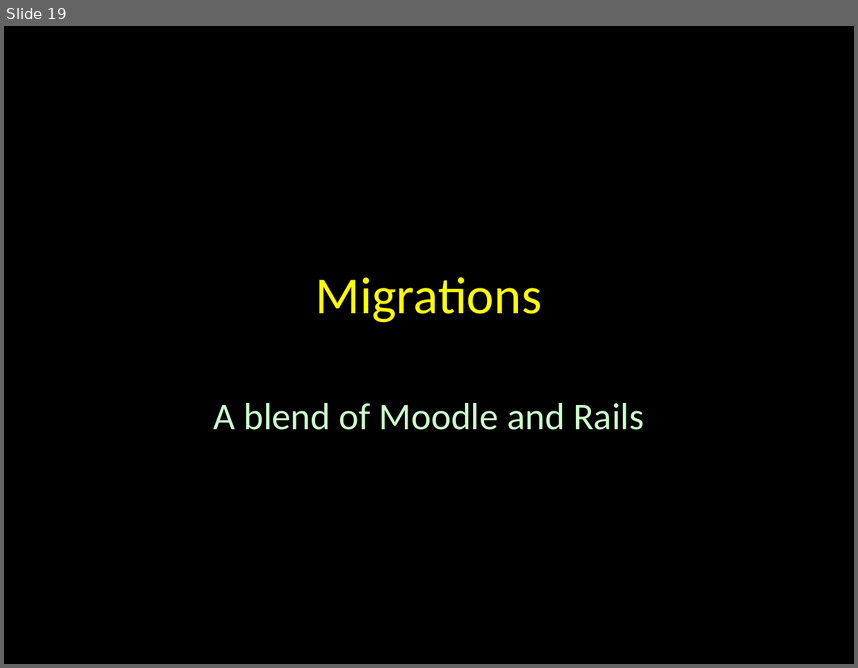
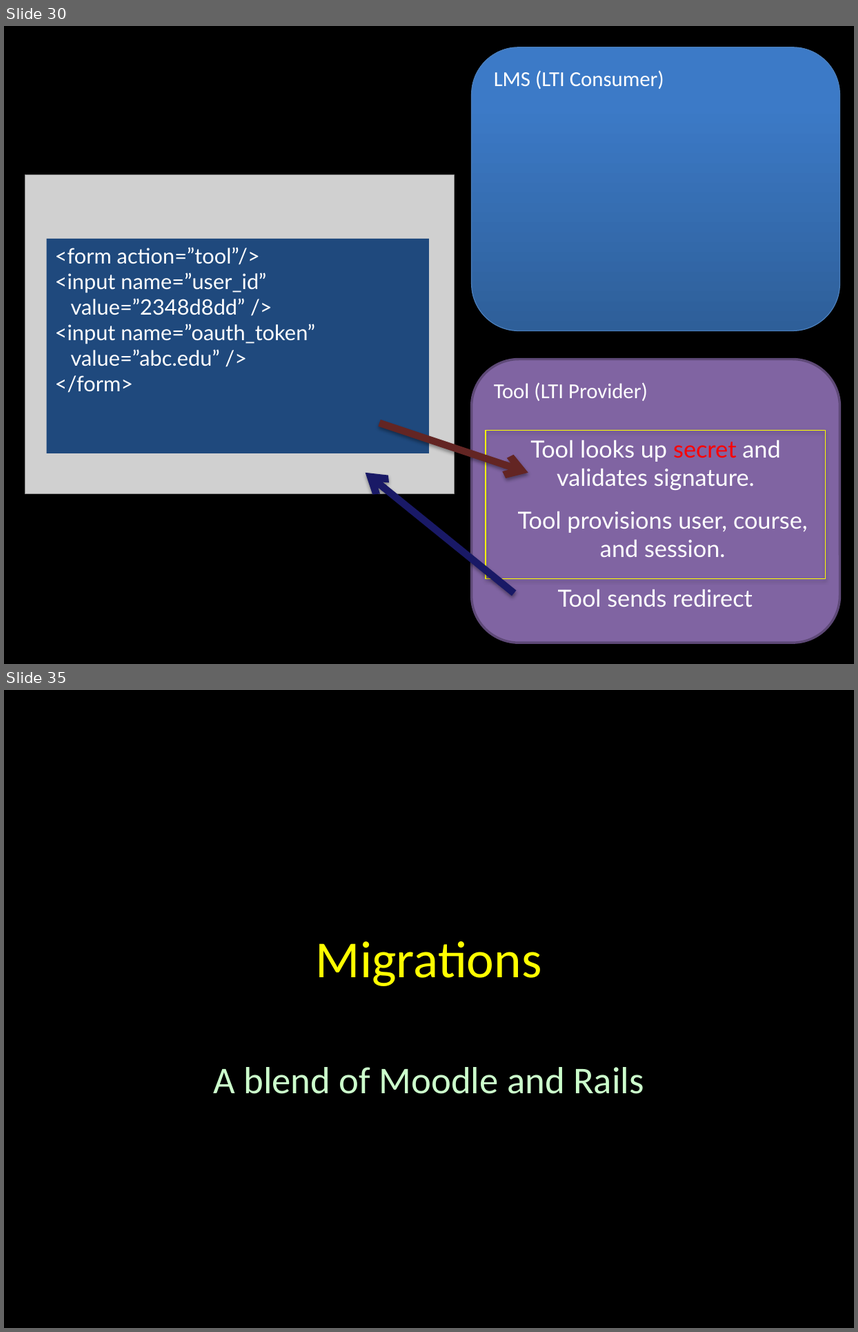
Before and after one commit to tsugiproject/tsugi, a slide deck: docs/lectures/02-Data-Model.pptx. Shown one above the other, each under a label of ours: slide 19 before the commit, slides 30 and 35 after it; the slides between them are not shown. The pictures are 858x668 and 858x1332 pixels, drawn with LibreOffice and Linux fonts; fonts in the diff are those of the drawing; grey boxes stand for pictures. Boxes give left, top, right and bottom in pixels: in the first picture for what was removed or moved away, otherwise in the second. Text is boxed around its words. In the diff, an @@ line names an element or a change of style, - is before the commit and + after.

```diff
--- a/docs/lectures/02-Data-Model.pptx
+++ b/docs/lectures/02-Data-Model.pptx
@@ slide 30 added at <box>4,26,854,664</box>, background #000000 @@
@@ rounded rectangle added at <box>472,47,840,330</box>, fill gradient #2F5F99 to #3D7CC7 to #3A7CCB, outline #4B7EBC 0.75 pt, 18 pt, text #FFFFFF @@
+LMS (LTI Consumer)
@@ picture added at <box>25,175,455,494</box> @@
@@ rectangle added at <box>47,239,429,452</box>, fill #1F497D, 18 pt, text #FFFFFF @@
+<form action=”tool”/>
+<input name=”user_id”
+value=”2348d8dd” />
+<input name=”oauth_token”
+value=”abc.edu” />
+</form>
@@ rounded rectangle added at <box>472,359,840,642</box>, fill #8064A2, outline #5F4A78 2 pt, 18 pt, text #FFFFFF @@
+Tool (LTI Provider)
@@ arrow added from (380, 423) to (528, 472), #632523 6 pt @@
@@ rectangle added at <box>486,430,826,579</box>, outline #FFFF00 0.75 pt @@
@@ text added at <box>530,440,780,490</box>, 20 pt, text #FFFFFF @@
+Tool looks up secret and validates signature.
@@ arrow added from (514, 593) to (366, 472), #191966 6 pt @@
@@ text added at <box>518,511,808,557</box>, 20 pt, text #FFFFFF @@
+Tool provisions user, course, and session.
@@ text added at <box>558,589,753,606</box>, 20 pt, text #FFFFFF @@
+Tool sends redirect
@@ what was slide 19 is now slide 35 @@
```
Also in this commit, not shown: 4 slides changed, 15 other slides added.
